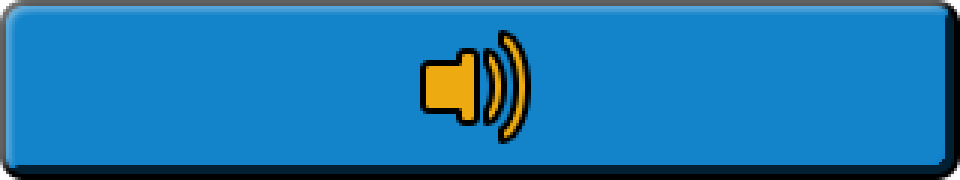
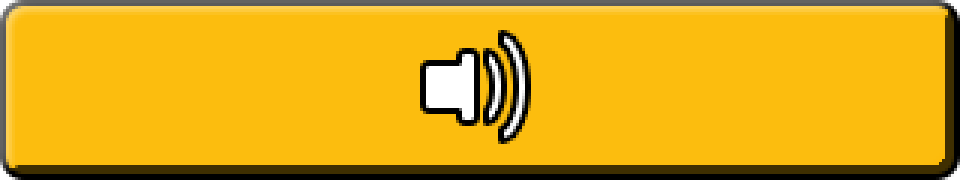
Comparing the layer stacks of the two (960, 180) images. Changes:
painted on "Colour overlay" over [6, 6, 954, 174]
painted on "Shape 1" over [6, 6, 954, 174]
